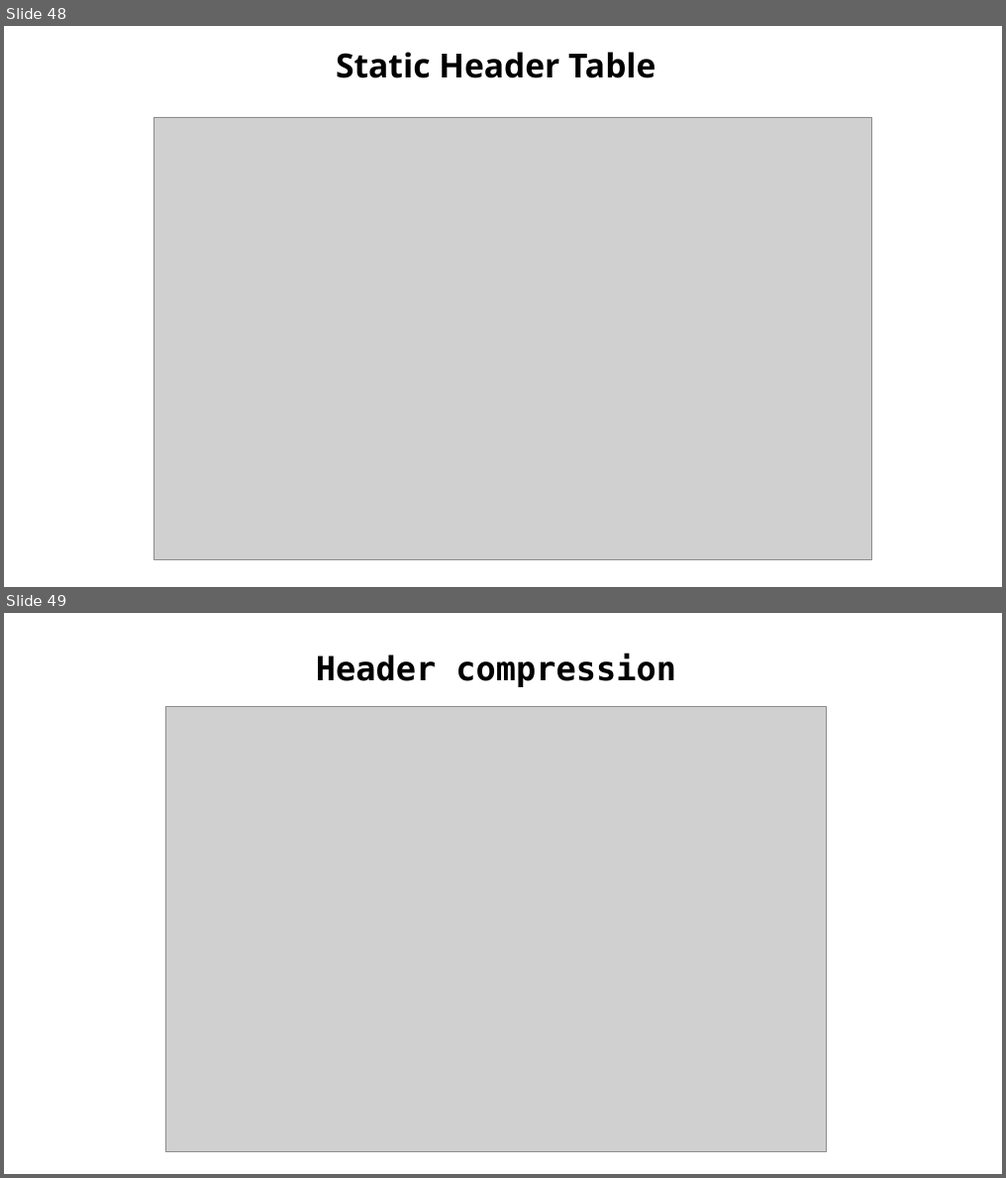
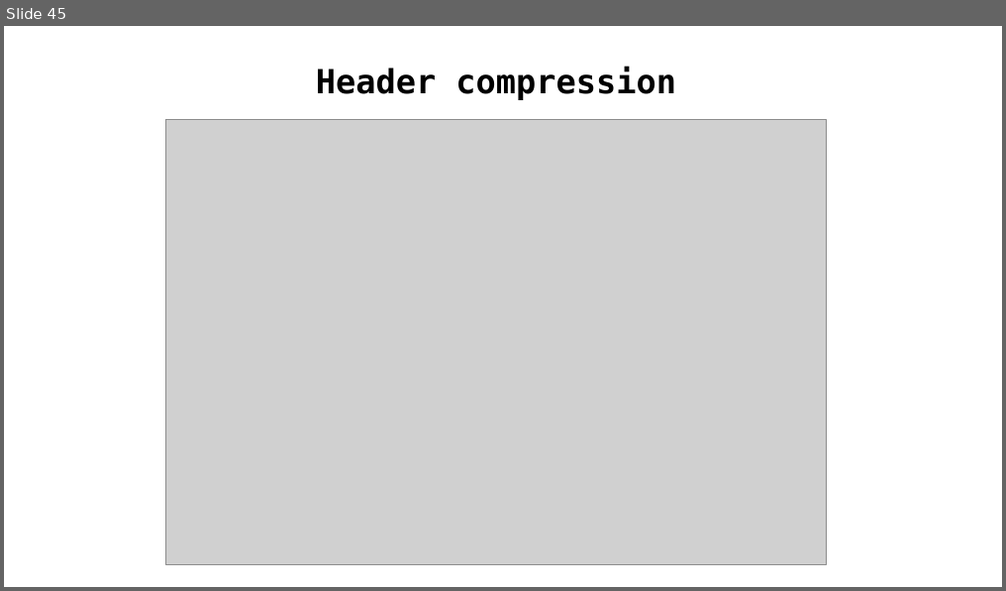
Before and after one commit to Zenon8/http2-inv, a slide deck: presentation/Http2 - Kotlin.pptx. Shown one above the other, each under a label of ours: slides 48 and 49 before the commit, slide 45 after it. The pictures are 1006x1178 and 1006x591 pixels, drawn with LibreOffice and Linux fonts; fonts in the diff are those of the drawing; grey boxes stand for pictures; background and template pictures are left out. Boxes give left, top, right and bottom in pixels: in the first picture for what was removed or moved away, otherwise in the second. Text is boxed around its words. In the diff, an @@ line names an element or a change of style, - is before the commit and + after.

```diff
--- a/presentation/Http2 - Kotlin.pptx
+++ b/presentation/Http2 - Kotlin.pptx
@@ slide 48 removed at (4, 26, 1002, 587), background #FFFFFF; not listed: 1 template element that a slide beside it also shows @@
@@ text removed at (336, 52, 655, 78) @@
-Static Header Table
@@ picture removed at (153, 117, 871, 560) @@
@@ what was slide 49 is now slide 45 @@
```
Also in this commit, not shown: 4 slides changed, 1 slide added, 5 other slides removed, 19 other files.
